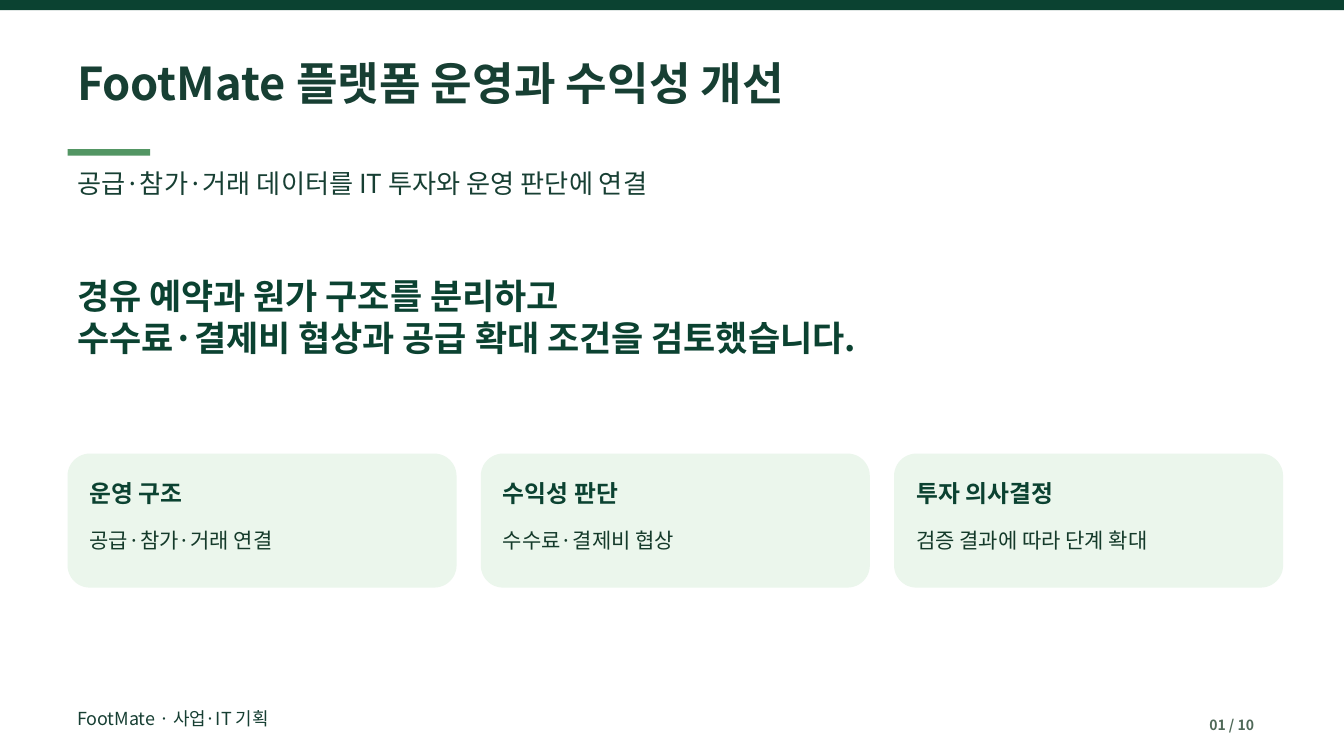
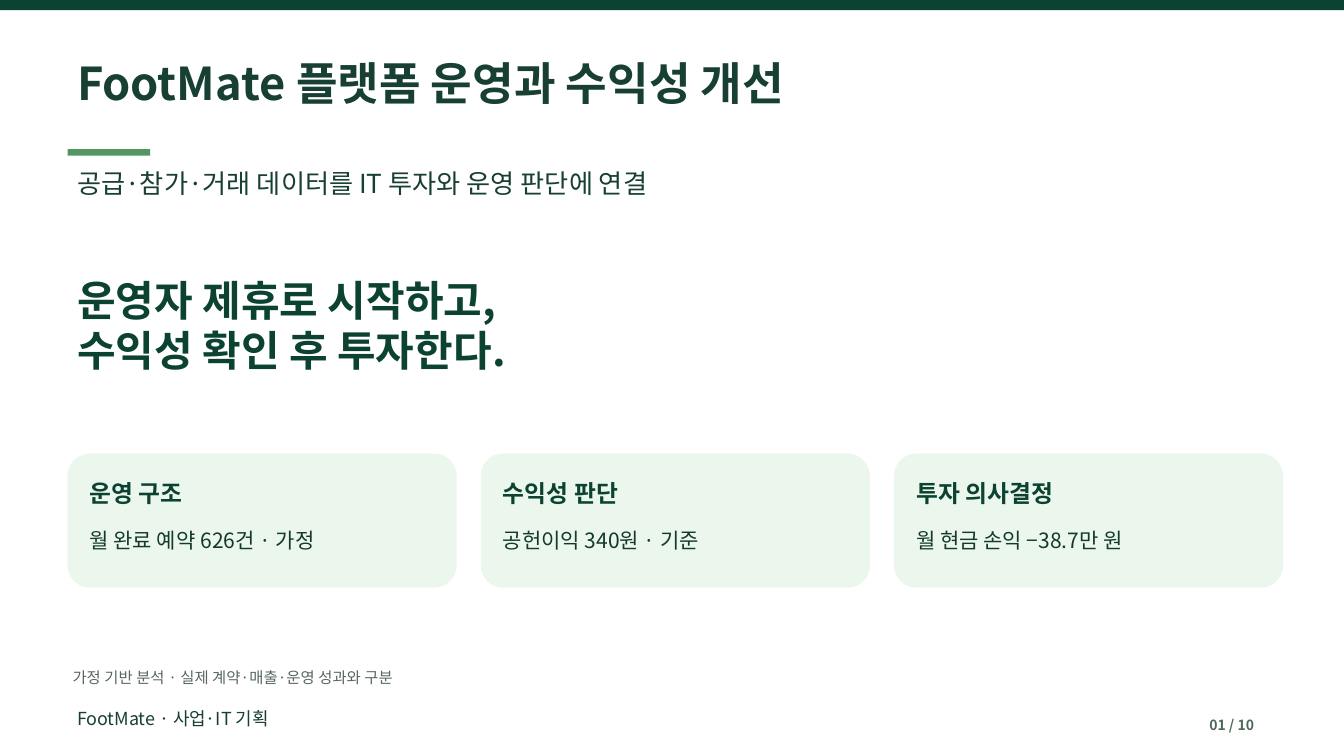
Before and after one commit to dohyunkimmm/footmate, a slide deck: slide 1 of src/case-study/downloads/footmate_report.pptx. Drawn at 1344x756 pixels with LibreOffice and Linux fonts; fonts in the diff are those of the drawing. Boxes give left, top, right and bottom in pixels: in the first picture for what was removed or moved away, otherwise in the second. Text is boxed around its words. In the diff, an @@ line names an element or a change of style, - is before the commit and + after.

```diff
--- a/src/case-study/downloads/footmate_report.pptx
+++ b/src/case-study/downloads/footmate_report.pptx
@@ text at (77,280,505,370): text changed; size 25 to 30 pt @@
-경유 예약과 원가 구조를 분리하고
-수수료·결제비 협상과 공급 확대 조건을 검토했습니다.
+운영자 제휴로 시작하고,
+수익성 확인 후 투자한다.
@@ text at (90,530,315,550): text changed @@
-공급·참가·거래 연결
+월 완료 예약 626건 · 가정
@@ text at (503,530,699,550): text changed @@
-수수료·결제비 협상
+공헌이익 340원 · 기준
@@ text at (916,530,1122,550): text changed @@
-검증 결과에 따라 단계 확대
+월 현금 손익 −38.7만 원
@@ text added at (73,670,392,684), 11 pt, text #58665F @@
+가정 기반 분석 · 실제 계약·매출·운영 성과와 구분
```
Also in this commit, not shown: 9 other slides changed, 6 other files.
